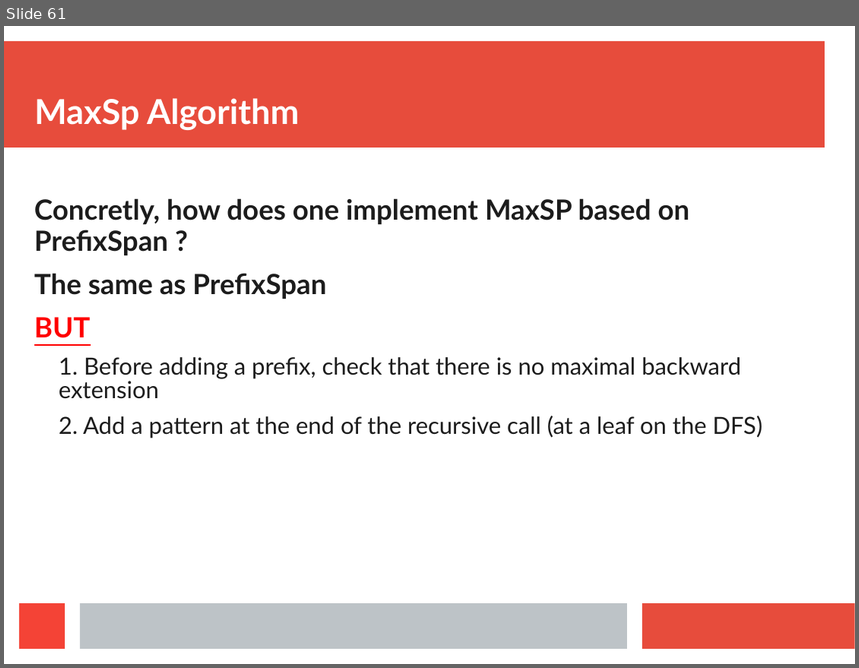
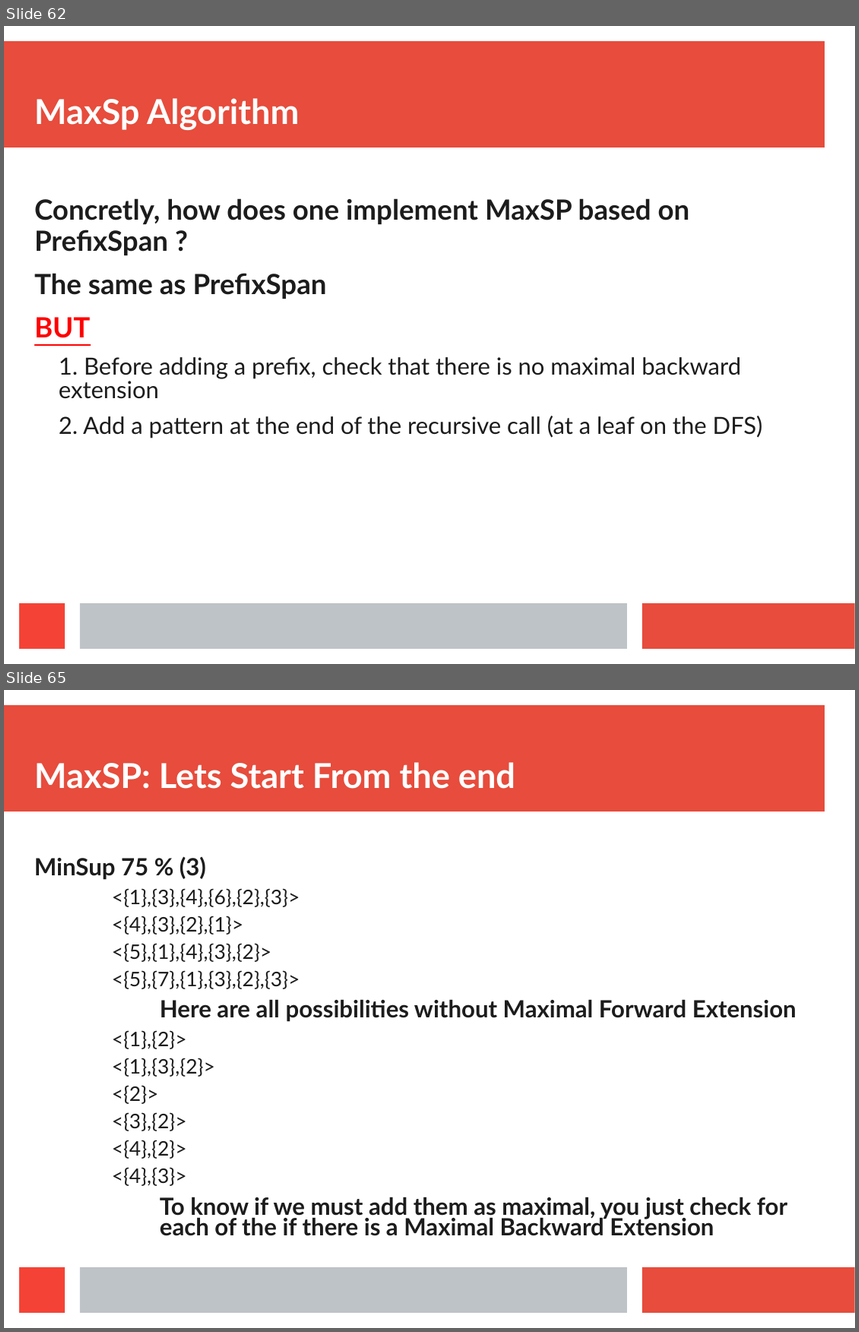
Before and after one commit to Symeon94/iaseminar, a slide deck: presentation/Presentation.ppt. Shown one above the other, each under a label of ours: slide 61 before the commit, slides 62 and 65 after it; the slides between them are not shown. The pictures are 859x668 and 859x1332 pixels, drawn with LibreOffice and Linux fonts; fonts in the diff are those of the drawing. Boxes give left, top, right and bottom in pixels: in the first picture for what was removed or moved away, otherwise in the second. Text is boxed around its words. In the diff, an @@ line names an element or a change of style, - is before the commit and + after.

```diff
--- a/presentation/Presentation.ppt
+++ b/presentation/Presentation.ppt
@@ slide 65 added at box(4, 690, 855, 1328), background #FFFFFF; not listed: 4 template elements that a slide beside it also shows @@
@@ title added at box(34, 762, 515, 789), 32 pt, text #FFFFFF, bold @@
+MaxSP: Lets Start From the end
@@ text added at box(34, 856, 797, 1236), 22.1 pt, text #1C1C1C, bold @@
+MinSup 75 % (3)
+  <{1},{3},{4},{6},{2},{3}>
+  <{4},{3},{2},{1}>
+  <{5},{1},{4},{3},{2}>
+  <{5},{7},{1},{3},{2},{3}>
+Here are all possibilities without Maximal Forward Extension
+  <{1},{2}>
+  <{1},{3},{2}>
+  <{2}>
+  <{3},{2}>
+  <{4},{2}>
+  <{4},{3}>
+To know if we must add them as maximal, you just check for each of the if there is a Maximal Backward Extension
@@ what was slide 61 is now slide 62 @@
```
Also in this commit, not shown: 30 slides changed, 7 other slides added, 2 slides removed, 3 other files.
